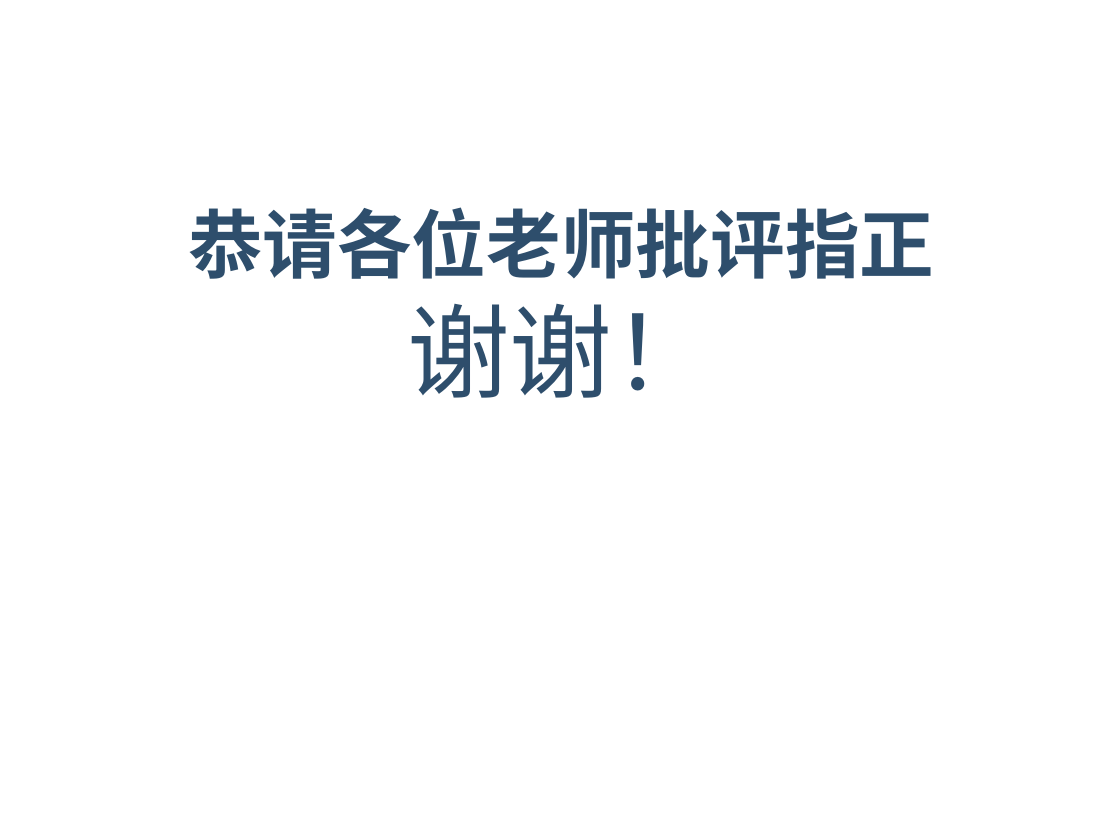
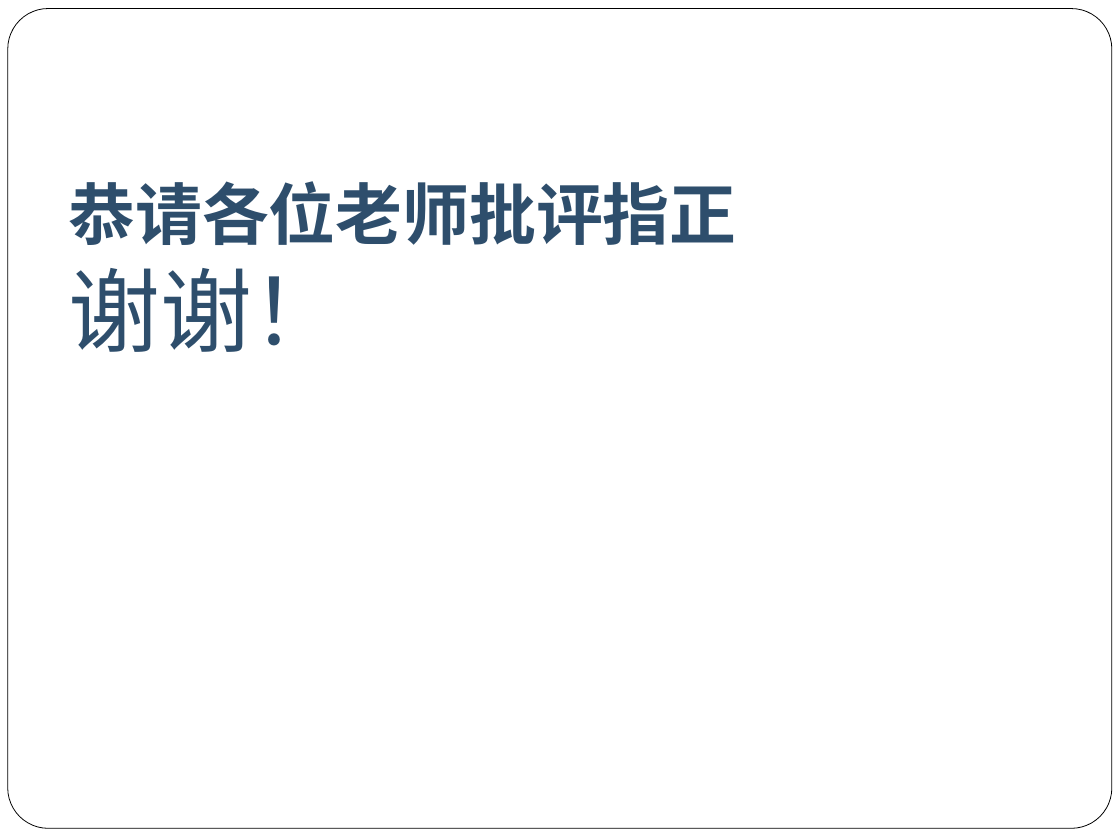
Before and after one commit to alexktchen/goldtradetest, a slide deck: slide 21 of backup/姐姐的毕业设计/答辩PPT参考.ppt (slide 15 before the commit). Drawn at 1120x840 pixels with LibreOffice and Linux fonts; fonts in the diff are those of the drawing; background and template pictures are left out. Boxes give left, top, right and bottom in pixels: in the first picture for what was removed or moved away, otherwise in the second. Text is boxed around its words. In the diff, an @@ line names an element or a change of style, - is before the commit and + after.

```diff
--- a/backup/姐姐的毕业设计/答辩PPT参考.ppt
+++ b/backup/姐姐的毕业设计/答辩PPT参考.ppt
@@ rounded rectangle added at (8, 9, 1112, 829), fill #FFFFFF, outline #000000 0.51 pt @@
@@ title "恭请各位老师批评指正 谢谢！" at (68, 181, 736, 352): size 48 to 43 pt in "恭请各位老师批评指正"; size 66 to 59 pt in "谢谢！"; font Arial to Lato; alignment centre to left; vertical alignment middle to bottom @@
```
Also in this commit, not shown: 11 other slides changed, 9 slides added, 3 slides removed.
